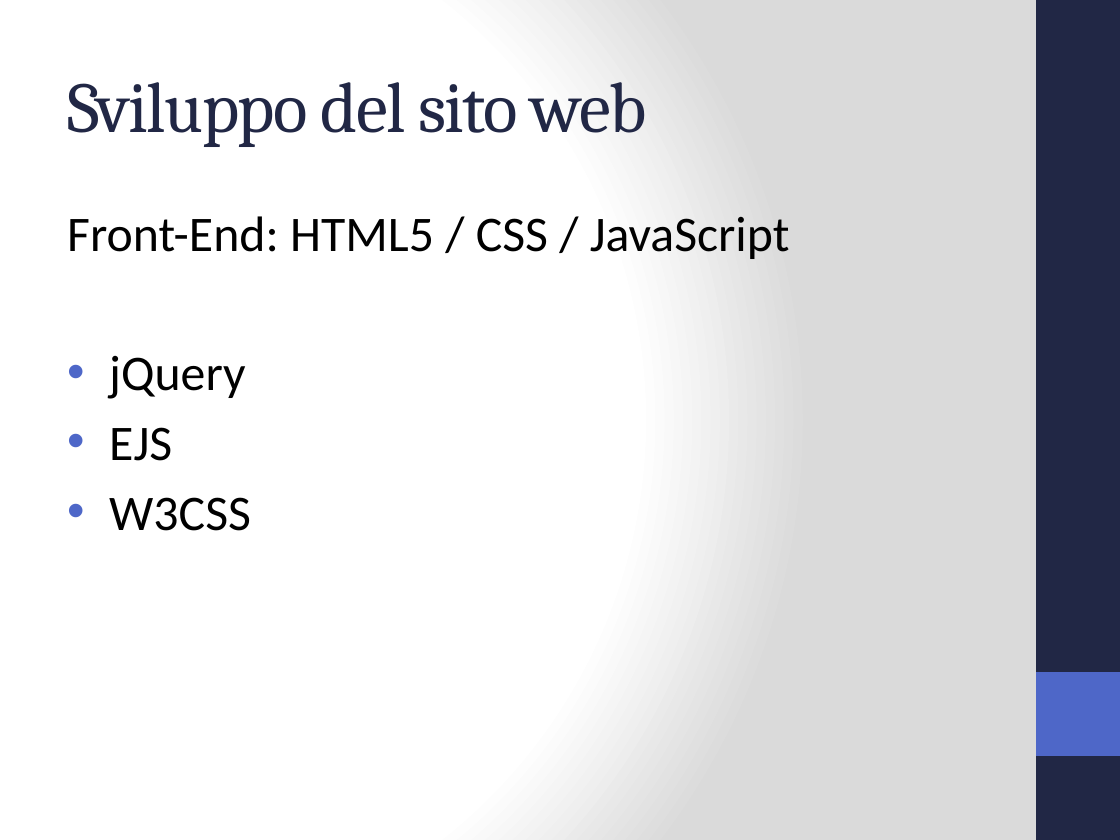
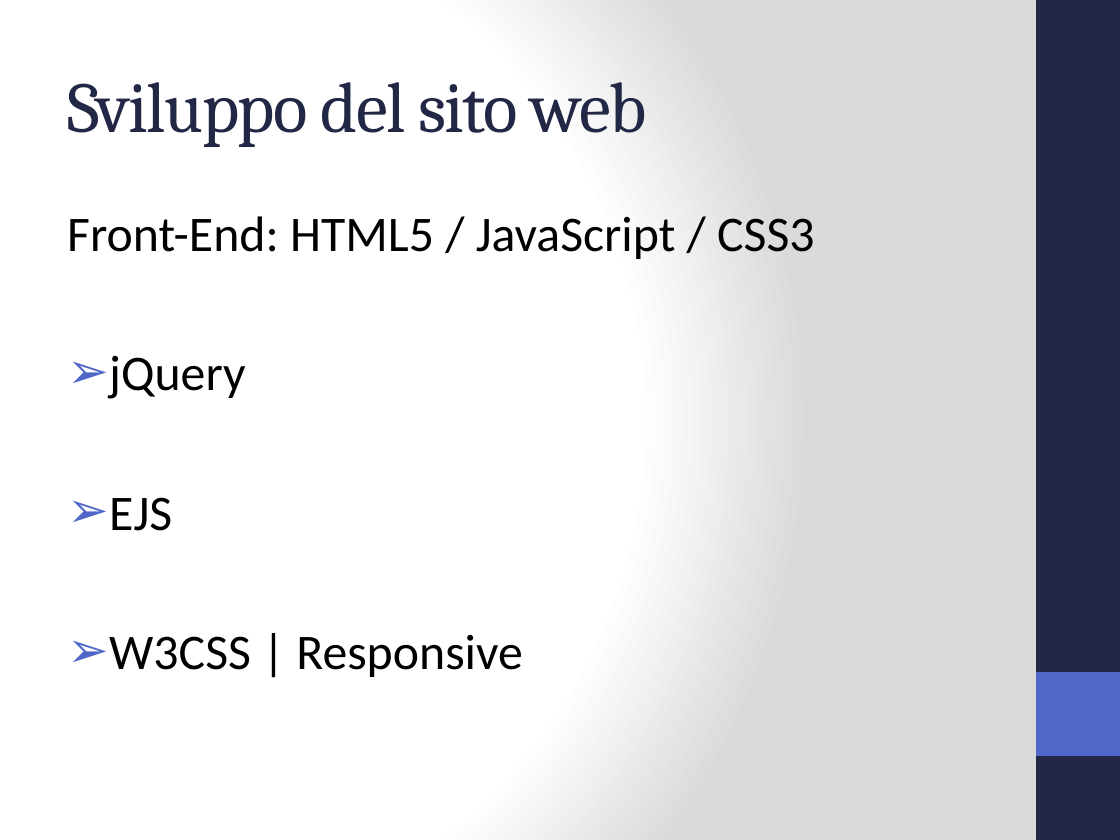
Before and after one commit to Jolsty/SimSim, a slide deck: slide 7 of Tesi_Sistema_Accessi_IoT_Andrei_Ciulpan_872394/presentazione/Sistema Accessi IoT.pptx. Drawn at 1120x840 pixels with LibreOffice and Linux fonts; fonts in the diff are those of the drawing. Boxes give left, top, right and bottom in pixels: in the first picture for what was removed or moved away, otherwise in the second. Text is boxed around its words. In the diff, an @@ line names an element or a change of style, - is before the commit and + after.

```diff
--- a/Tesi_Sistema_Accessi_IoT_Andrei_Ciulpan_872394/presentazione/Sistema Accessi IoT.pptx
+++ b/Tesi_Sistema_Accessi_IoT_Andrei_Ciulpan_872394/presentazione/Sistema Accessi IoT.pptx
@@ text at [67,216,814,259]: text changed @@
-Front-End: HTML5 / CSS / JavaScript
+Front-End: HTML5 / JavaScript / CSS3
@@ text at [109,356,245,531]: bullet • to ➢ @@
@@ text at [109,634,523,677]: text changed @@
-• W3CSS
+➢ W3CSS | Responsive
```
Also in this commit, not shown: 7 other slides changed, 3 other files.
